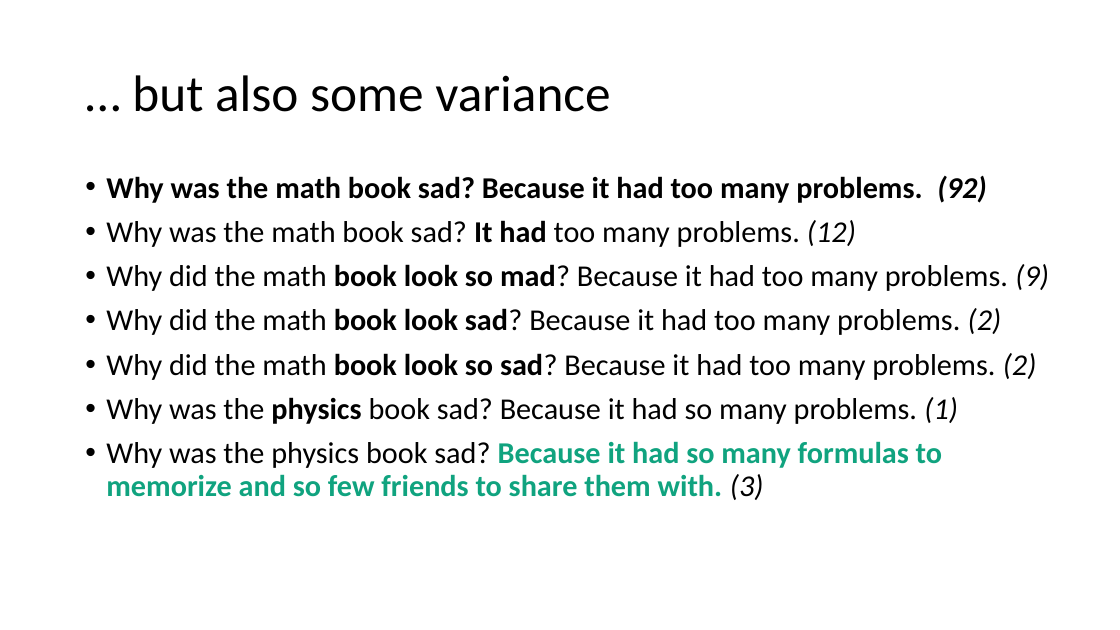
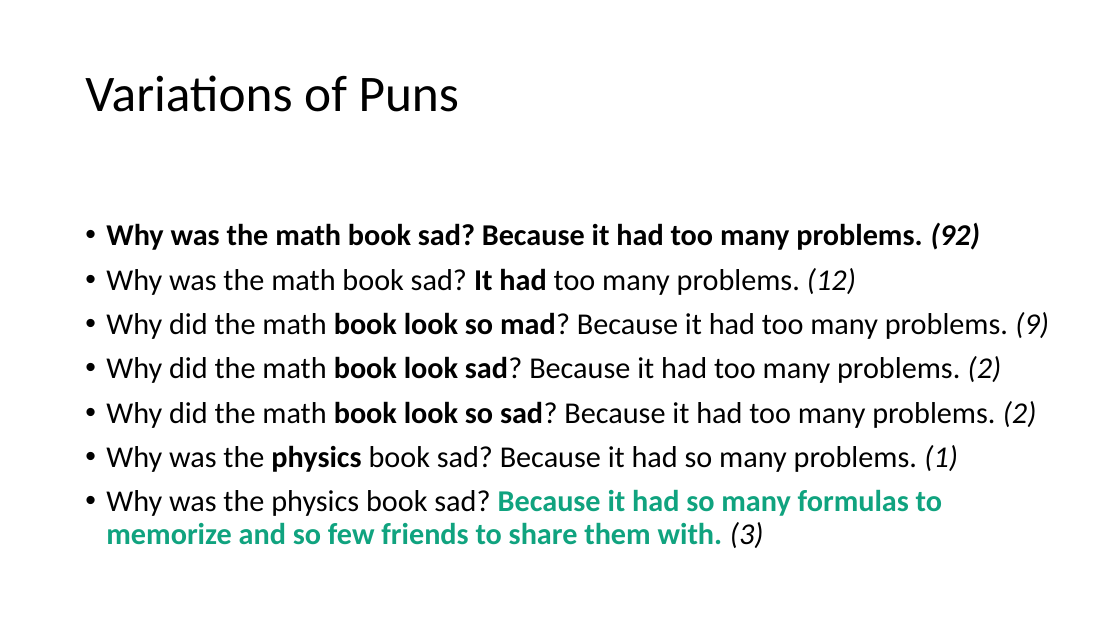
Before and after one commit to sciphie/JokeGPT, a slide deck: slide 13 of ChatGPT is fun –.pptm (slide 12 before the commit). Drawn at 1120x630 pixels with LibreOffice and Linux fonts; fonts in the diff are those of the drawing. Boxes give left, top, right and bottom in pixels: in the first picture for what was removed or moved away, otherwise in the second. Text is boxed around its words. In the diff, an @@ line names an element or a change of style, - is before the commit and + after.

```diff
--- a/ChatGPT is fun –.pptm
+++ b/ChatGPT is fun –.pptm
@@ title at (85,75,459,112): text changed @@
-… but also some variance
+Variations of Puns
@@ text "Why was the math book ...": place and size @@
-text "Why was the math book ..." at (106,176,1049,500)
+text "Why was the math book ..." at (106,223,1049,548)
```
Also in this commit, not shown: 13 other slides changed, 7 slides added, 1 slide removed.
